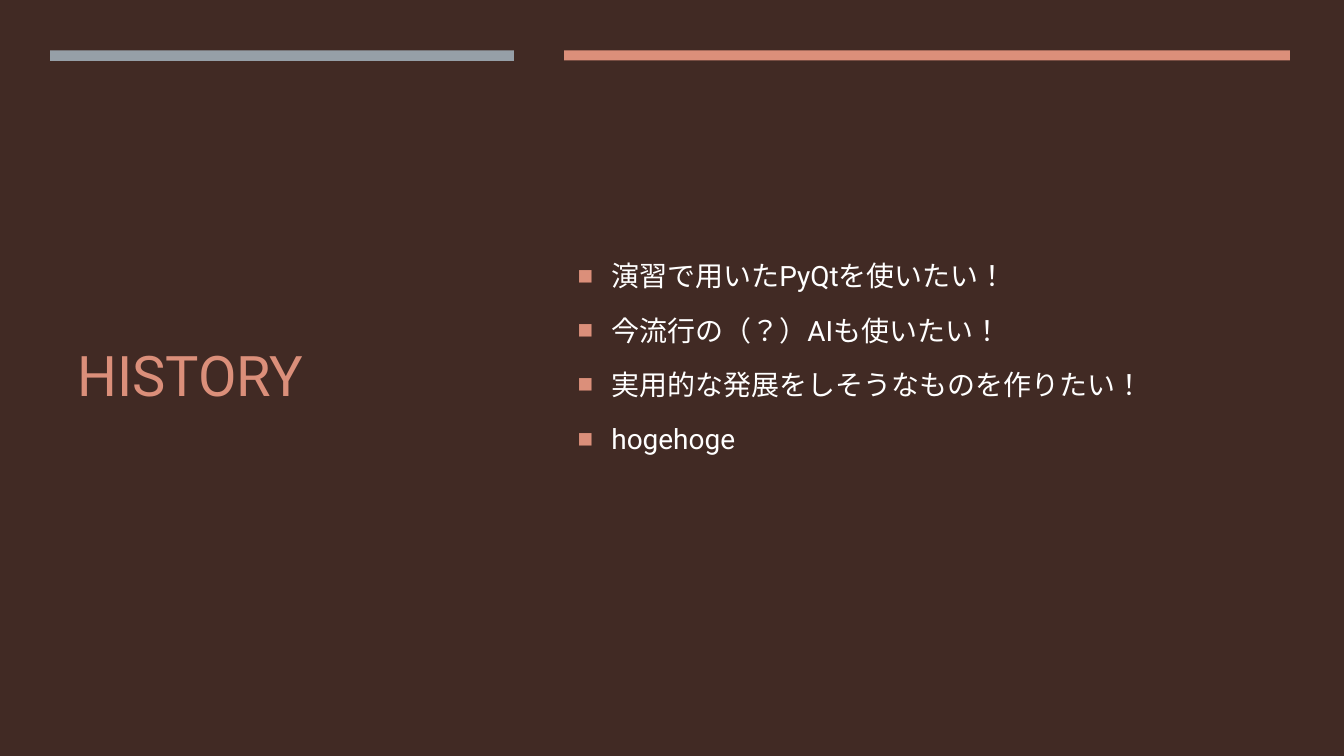
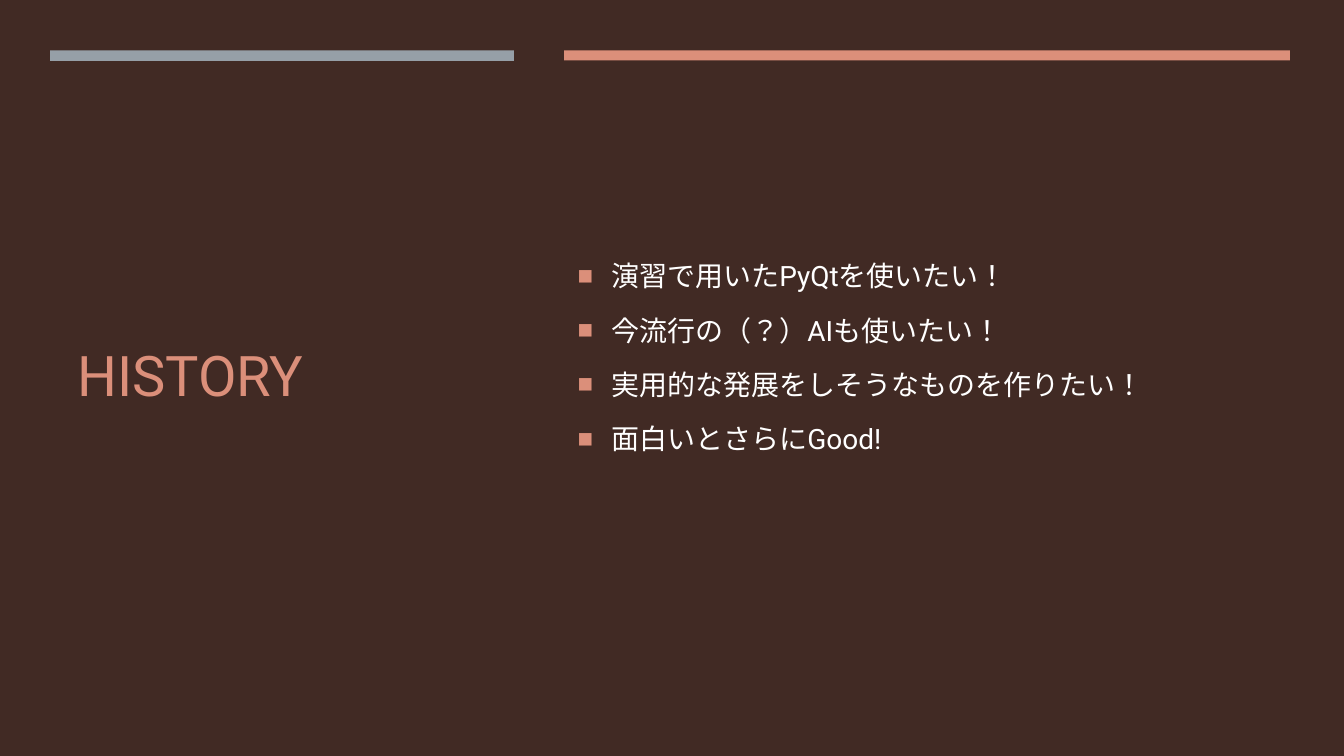
Before and after one commit to wakame-tech/vendredi-noir, a slide deck: slide 4 of PR.pptx. Drawn at 1344x756 pixels with LibreOffice and Linux fonts; fonts in the diff are those of the drawing. Boxes give left, top, right and bottom in pixels: in the first picture for what was removed or moved away, otherwise in the second. Text is boxed around its words. In the diff, an @@ line names an element or a change of style, - is before the commit and + after.

```diff
--- a/PR.pptx
+++ b/PR.pptx
@@ text at [611,425,881,452]: text changed @@
-■ hogehoge
+■ 面白いとさらにGood!
```
Also in this commit, not shown: 3 other slides changed, 1 other file.
